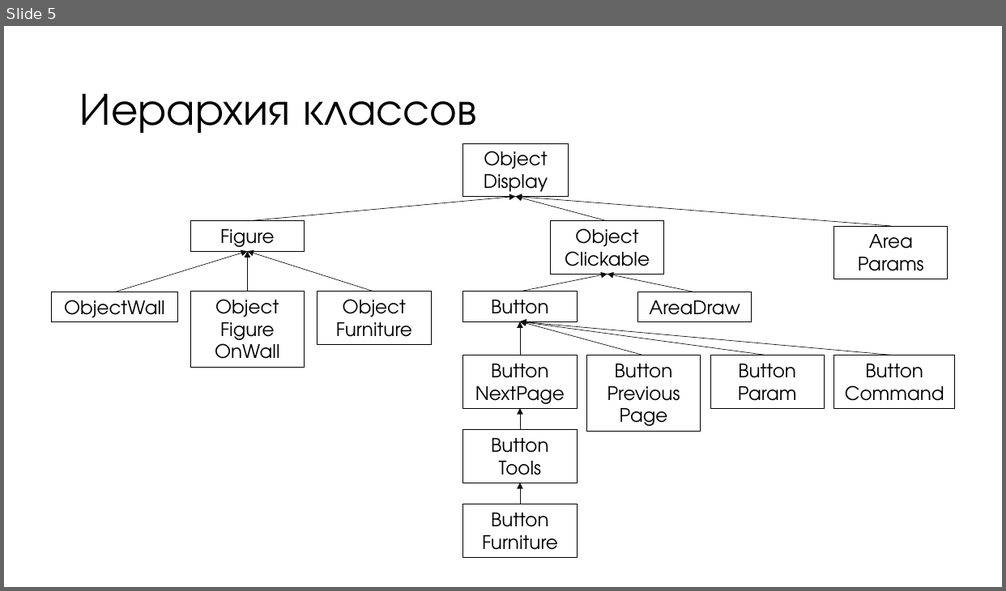
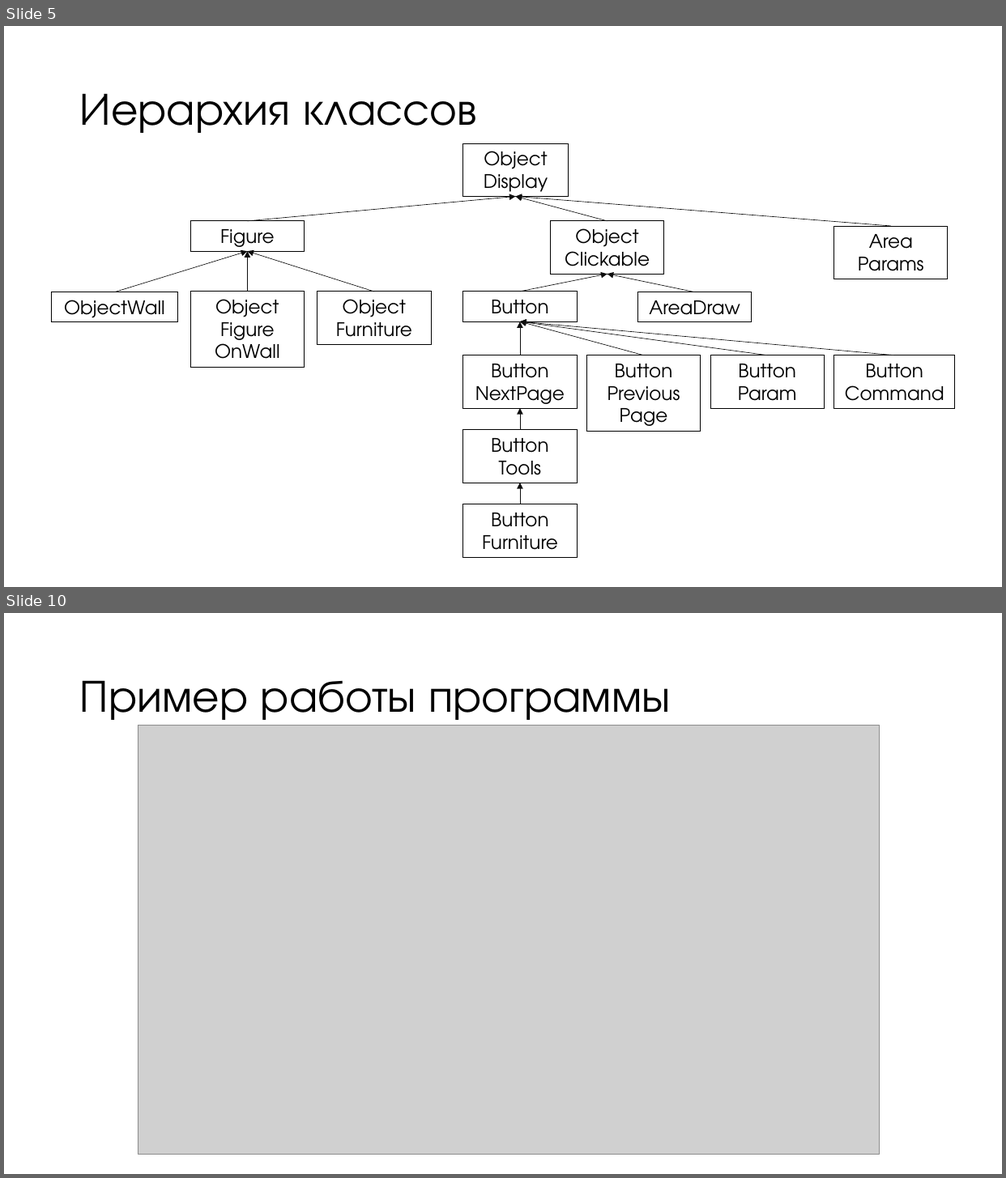
Before and after one commit to vladaderina/The-program-for-furniture-placement, a slide deck: Программа для размещения мебели.pptx. Shown one above the other, each under a label of ours: slide 5 before the commit, slides 5 and 10 after it; the slides between them are not shown. The pictures are 1006x591 and 1006x1178 pixels, drawn with LibreOffice and Linux fonts; fonts in the diff are those of the drawing; grey boxes stand for pictures. Boxes give left, top, right and bottom in pixels: in the first picture for what was removed or moved away, otherwise in the second. Text is boxed around its words. In the diff, an @@ line names an element or a change of style, - is before the commit and + after.

```diff
--- a/Программа для размещения мебели.pptx
+++ b/Программа для размещения мебели.pptx
@@ slide 10 added at (4,613,1002,1174), background #FFFFFF @@
@@ title added at (80,680,671,720), 44 pt, text #000000 @@
+Пример работы программы
@@ picture added at (138,726,879,1155) @@
```
Also in this commit, not shown: 1 slide changed, 6 other slides added.
